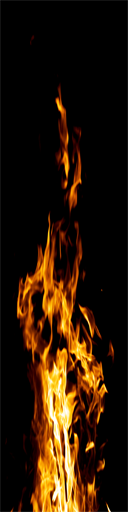
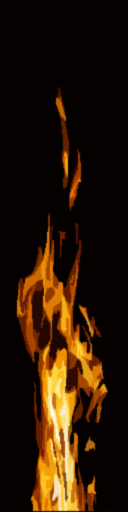
Before/after of a w=128, h=512 layered artwork. What changed in the layer stack:
added layer "Layer 1 copy 3" above "Layer 1" over [0, 0, 128, 512]
